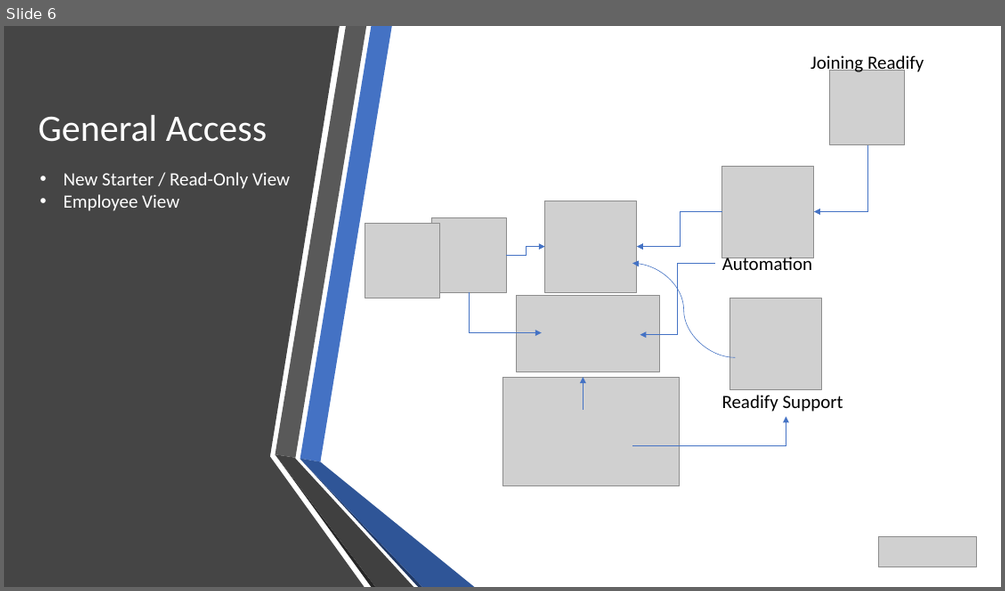
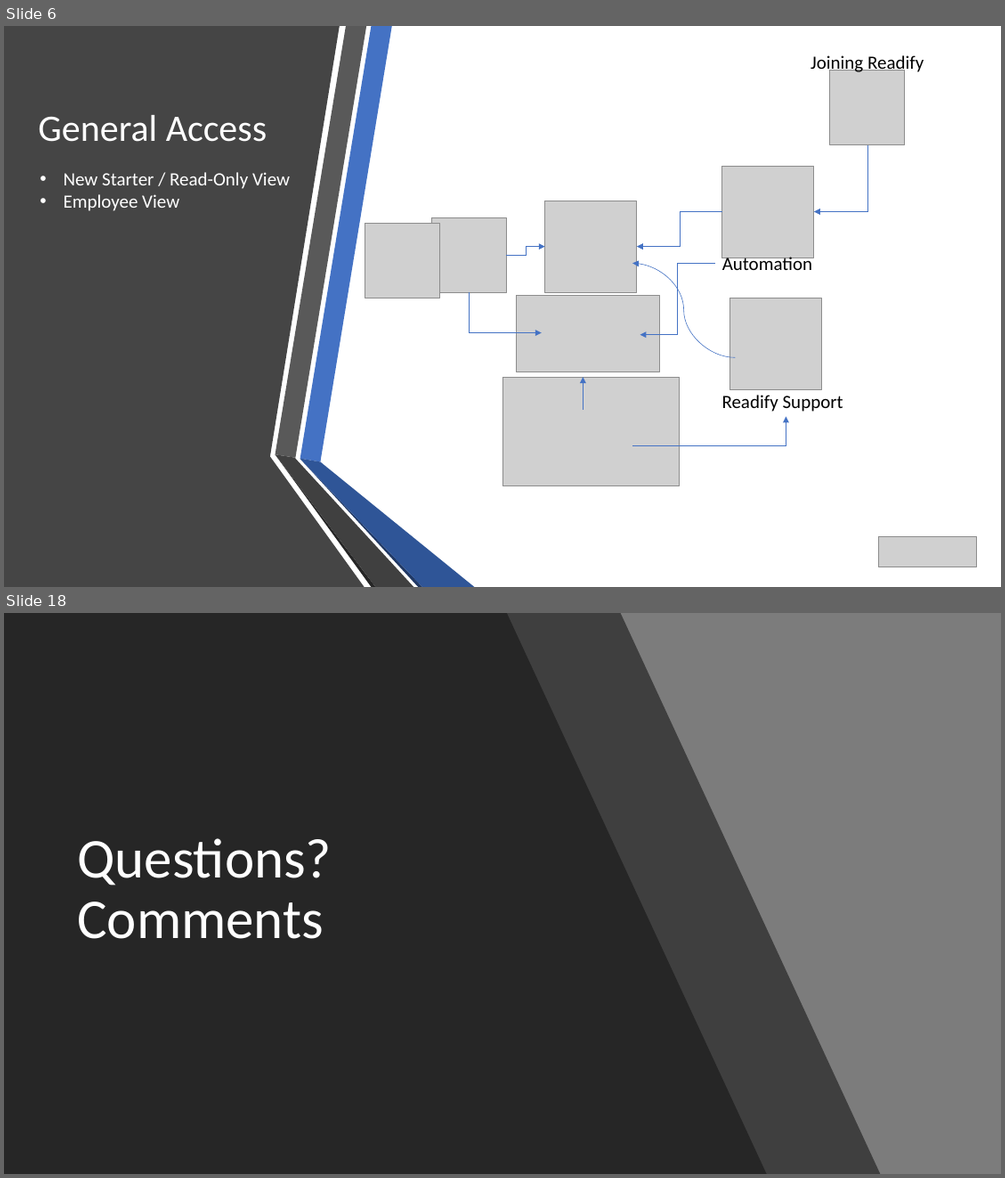
Before and after one commit to mehdikhaleghian/StudyNotes, a slide deck: OnboardEasy.pptx. Shown one above the other, each under a label of ours: slide 6 before the commit, slides 6 and 18 after it; the slides between them are not shown. The pictures are 1005x591 and 1005x1178 pixels, drawn with LibreOffice and Linux fonts; fonts in the diff are those of the drawing; grey boxes stand for pictures. Boxes give left, top, right and bottom in pixels: in the first picture for what was removed or moved away, otherwise in the second. Text is boxed around its words. In the diff, an @@ line names an element or a change of style, - is before the commit and + after.

```diff
--- a/OnboardEasy.pptx
+++ b/OnboardEasy.pptx
@@ slide 18 added at box(4, 613, 1001, 1174), background #7C7C7C @@
@@ freeform shape added at box(4, 613, 767, 1174), fill #262626 @@
@@ freeform shape added at box(105, 613, 881, 1174), fill #262626 at 70% opacity @@
@@ title added at box(77, 838, 332, 939), 54 pt, text #FFFFFF @@
+Questions? Comments
```
Also in this commit, not shown: 3 slides changed, 9 other slides added, 5 other files.
